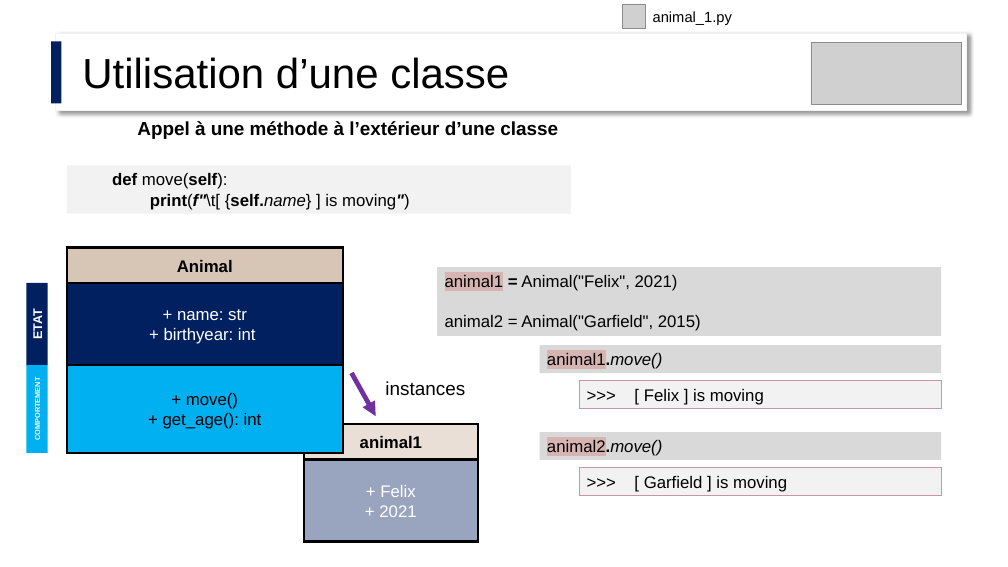
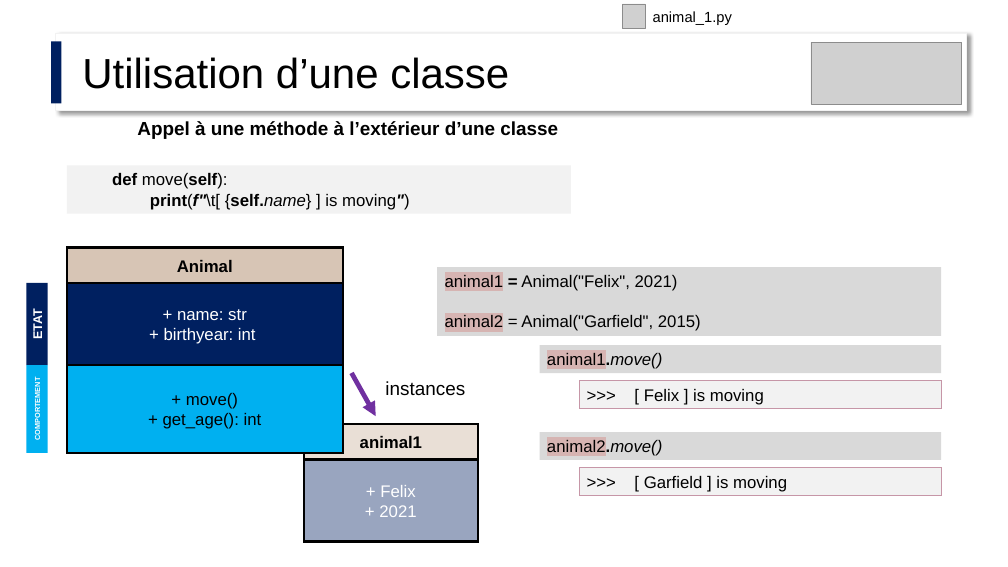
Before and after one commit to IOGS-Digital-Methods/semester-6, a slide deck: slide 16 of ONIP/S6_0_Intro/ONIP2_Classes_et_objets.pptx. Drawn at 1008x567 pixels with LibreOffice and Linux fonts; fonts in the diff are those of the drawing; grey boxes stand for pictures. Boxes give left, top, right and bottom in pixels: in the first picture for what was removed or moved away, otherwise in the second. Text is boxed around its words. In the diff, an @@ line names an element or a change of style, - is before the commit and + after.

```diff
--- a/ONIP/S6_0_Intro/ONIP2_Classes_et_objets.pptx
+++ b/ONIP/S6_0_Intro/ONIP2_Classes_et_objets.pptx
@@ text in rectangle at (445,315,701,331): highlight none to #D6B4B2 in "animal2" @@
```
Also in this commit, not shown: 1 other slide changed, 1 slide added, 3 other files.
